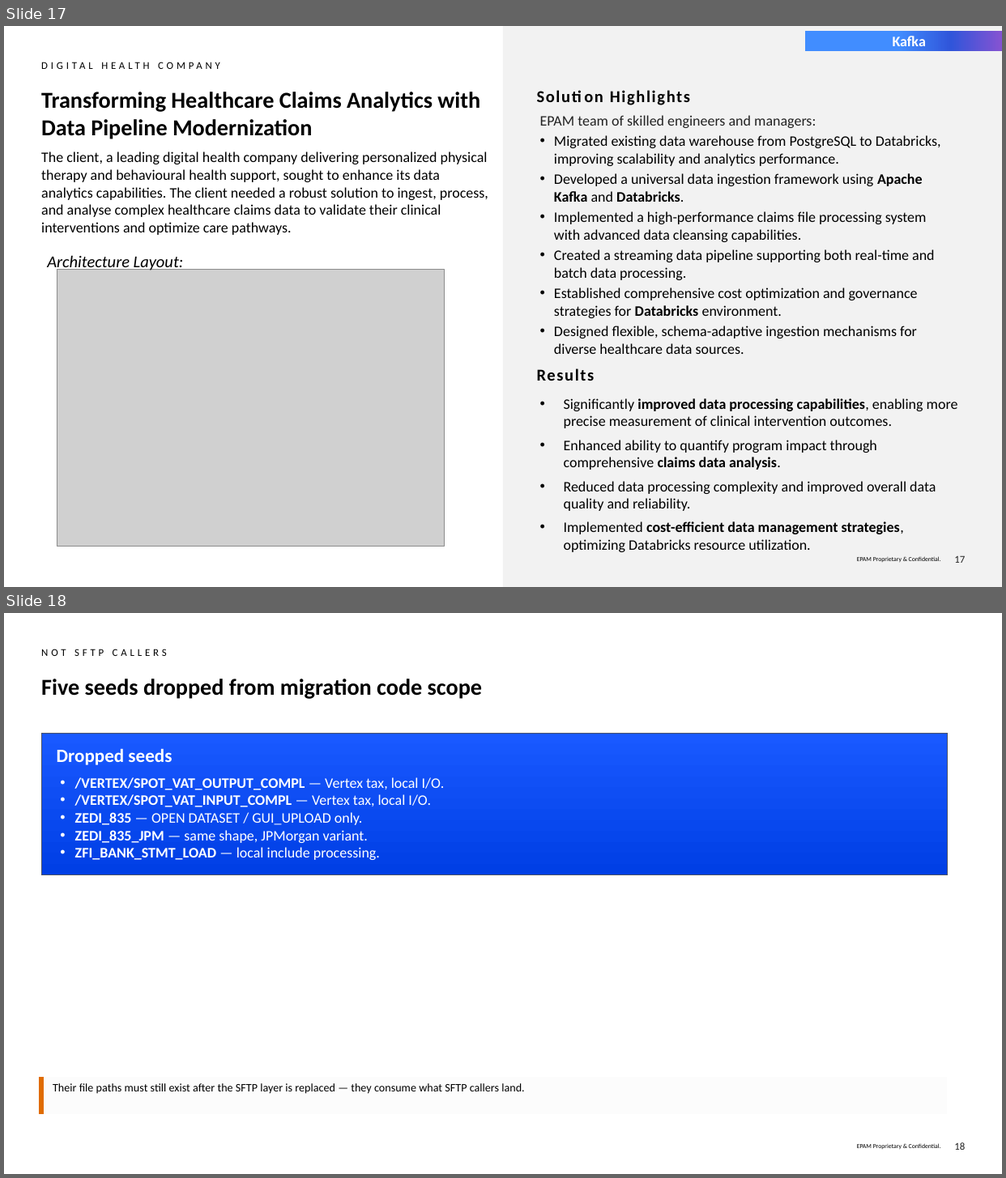
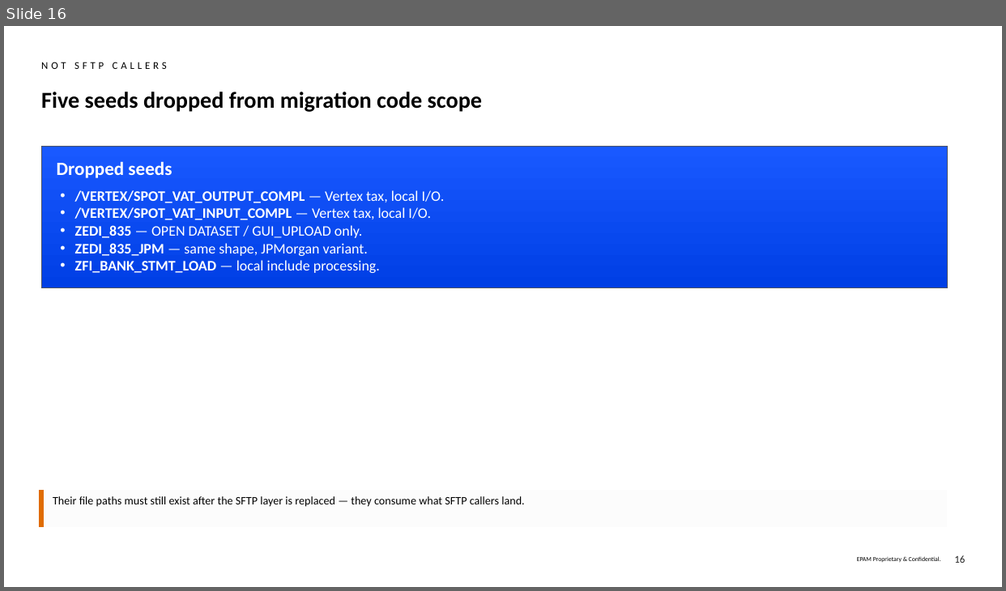
Before and after one commit to fr0ster/cloud-llm-hub, a slide deck: docs/tutorials/codebase-analysis/examples/report.simple-deck.pptx. Shown one above the other, each under a label of ours: slides 17 and 18 before the commit, slide 16 after it. The pictures are 1006x1178 and 1006x591 pixels, drawn with LibreOffice and Linux fonts; fonts in the diff are those of the drawing; grey boxes stand for pictures; background and template pictures are left out. Boxes give left, top, right and bottom in pixels: in the first picture for what was removed or moved away, otherwise in the second. Text is boxed around its words. In the diff, an @@ line names an element or a change of style, - is before the commit and + after.

```diff
--- a/docs/tutorials/codebase-analysis/examples/report.simple-deck.pptx
+++ b/docs/tutorials/codebase-analysis/examples/report.simple-deck.pptx
@@ slide 17 removed at (x1=4, y1=26, x2=1002, y2=587), background #FFFFFF; not listed: 2 template elements that a slide beside it also shows @@
@@ rectangle removed at (x1=503, y1=26, x2=1002, y2=587) @@
@@ rectangle removed at (x1=805, y1=31, x2=1002, y2=51) @@
-Kafka
@@ text removed at (x1=41, y1=58, x2=337, y2=76) @@
-DIGITAL HEALTH COMPANY
@@ title removed at (x1=41, y1=92, x2=480, y2=139) @@
-Transforming Healthcare Claims Analytics with Data Pipeline Modernization
@@ text removed at (x1=610, y1=90, x2=690, y2=105) @@
-Solution Highlights
@@ text removed at (x1=540, y1=115, x2=941, y2=354) @@
-EPAM team of skilled engineers and managers:
-• Migrated existing data warehouse from PostgreSQL to Databricks, improving scalability and analytics performance.
-• Developed a universal data ingestion framework using Apache Kafka and Databricks.
-• Implemented a high-performance claims file processing system with advanced data cleansing capabilities.
-• Created a streaming data pipeline supporting both real-time and batch data processing.
-• Established comprehensive cost optimization and governance strategies for Databricks environment.
-• Designed flexible, schema-adaptive ingestion mechanisms for diverse healthcare data sources.
@@ text removed at (x1=41, y1=152, x2=488, y2=235) @@
-The client, a leading digital health company delivering personalized physical therapy and behavioural health support, sought to enhance its data analytics capabilities. The client needed a robust solution to ingest, process, and analyse complex healthcare claims data to validate their clinical interventions and optimize care pathways.
@@ text removed at (x1=47, y1=255, x2=184, y2=272) @@
-Architecture Layout:
@@ picture removed at (x1=57, y1=269, x2=444, y2=547) @@
@@ text removed at (x1=537, y1=369, x2=594, y2=381) @@
-Results
@@ text removed at (x1=564, y1=399, x2=958, y2=552) @@
-• Significantly improved data processing capabilities, enabling more precise measurement of clinical intervention outcomes.
-• Enhanced ability to quantify program impact through comprehensive claims data analysis.
-• Reduced data processing complexity and improved overall data quality and reliability.
-• Implemented cost-efficient data management strategies, optimizing Databricks resource utilization.
@@ what was slide 18 is now slide 16 @@
```
Also in this commit, not shown: 1 other slide removed, 2 other files.
